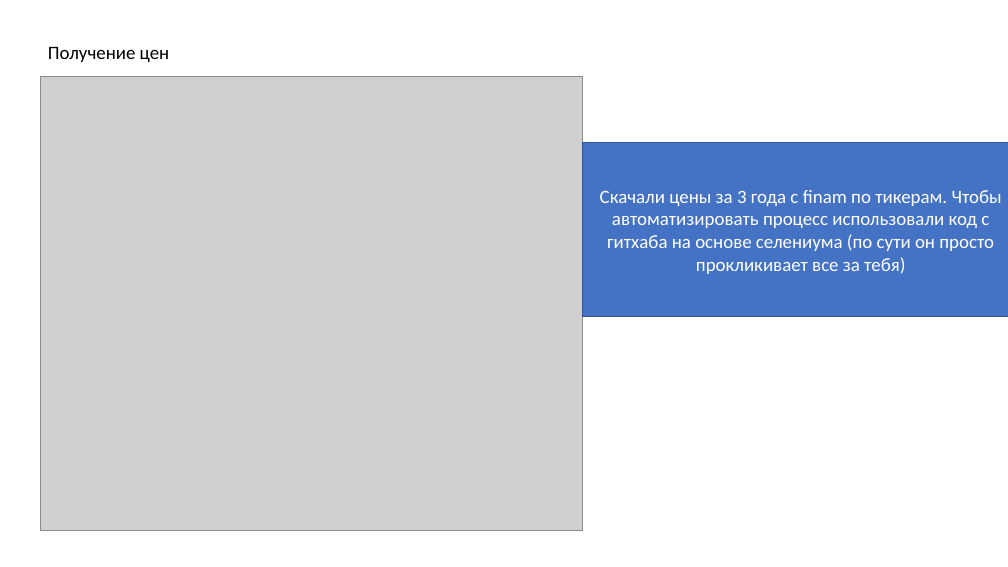
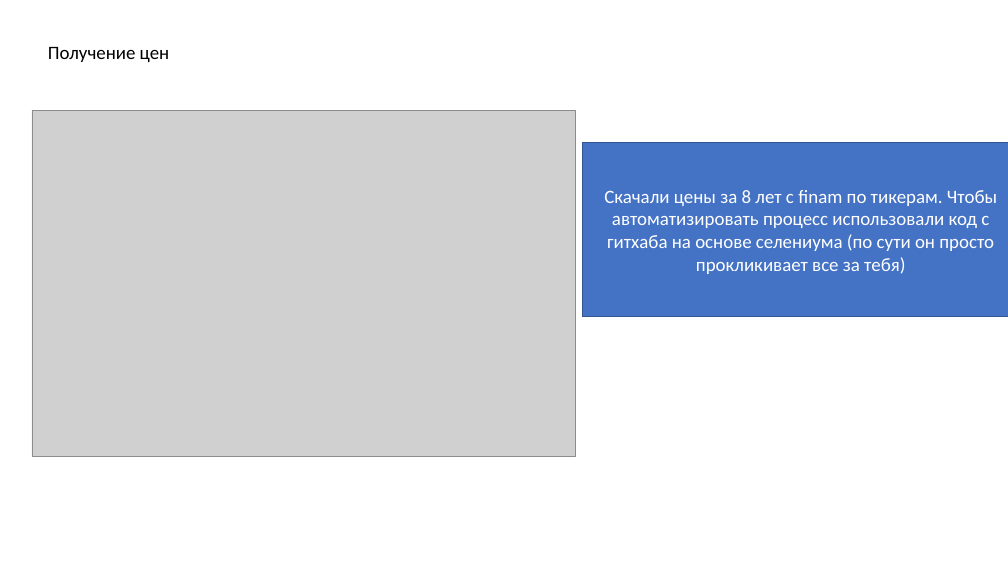
Before and after one commit to zarzir2022/sharp-research, a slide deck: slide 7 of PortfolioOptimum/Портфельный анализ.pptx. Drawn at 1008x567 pixels with LibreOffice and Linux fonts; fonts in the diff are those of the drawing; grey boxes stand for pictures. Boxes give left, top, right and bottom in pixels: in the first picture for what was removed or moved away, otherwise in the second. Text is boxed around its words. In the diff, an @@ line names an element or a change of style, - is before the commit and + after.

```diff
--- a/PortfolioOptimum/Портфельный анализ.pptx
+++ b/PortfolioOptimum/Портфельный анализ.pptx
@@ picture: place and size @@
-picture at (41, 76, 582, 530)
+picture at (32, 110, 575, 457)
@@ text in rectangle at (604, 190, 997, 274): text changed @@
-Скачали цены за 3 года с finam по тикерам. Чтобы автоматизировать процесс использовали код с гитхаба на основе селениума (по сути он просто прокликивает все за тебя)
+Скачали цены за 8 лет с finam по тикерам. Чтобы автоматизировать процесс использовали код с гитхаба на основе селениума (по сути он просто прокликивает все за тебя)
```
Also in this commit, not shown: 8 slides added, 1 slide removed, 2 other files.
